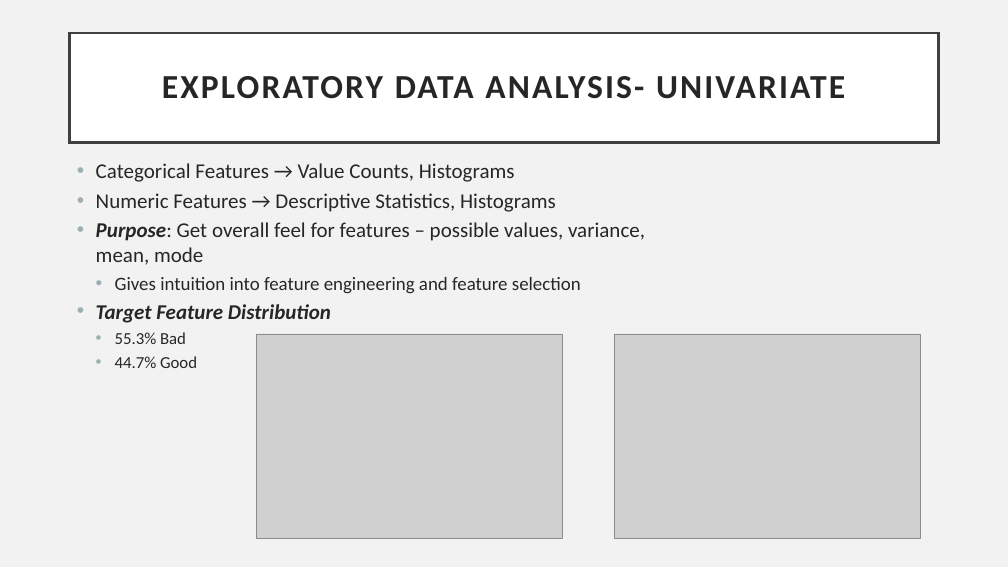
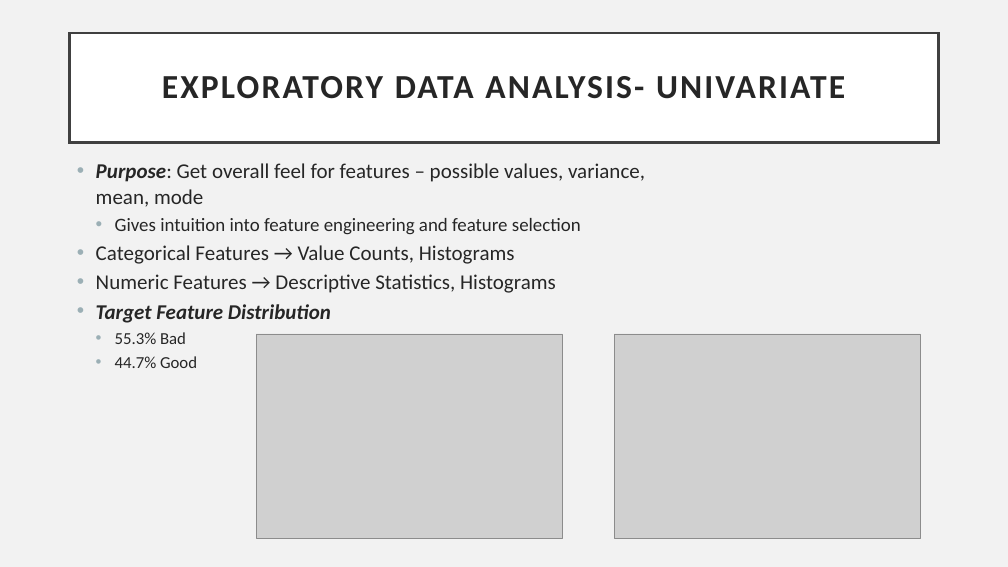
Before and after one commit to jaredandrews97/Sample-Project-BlastPoint, a slide deck: slide 6 of report/Blastpoint Presentation.pptx. Drawn at 1008x567 pixels with LibreOffice and Linux fonts; fonts in the diff are those of the drawing; grey boxes stand for pictures. Boxes give left, top, right and bottom in pixels: in the first picture for what was removed or moved away, otherwise in the second. Text is boxed around its words. In the diff, an @@ line names an element or a change of style, - is before the commit and + after.

```diff
--- a/report/Blastpoint Presentation.pptx
+++ b/report/Blastpoint Presentation.pptx
@@ text at (96,163,645,235): paragraphs added @@
+• Purpose: Get overall feel for features – possible values, variance, mean, mode
+  • Gives intuition into feature engineering and feature selection
@@ text at (96,222,645,294): paragraphs removed @@
-• Purpose: Get overall feel for features – possible values, variance, mean, mode
-  • Gives intuition into feature engineering and feature selection
```
Also in this commit, not shown: 5 other slides changed.
